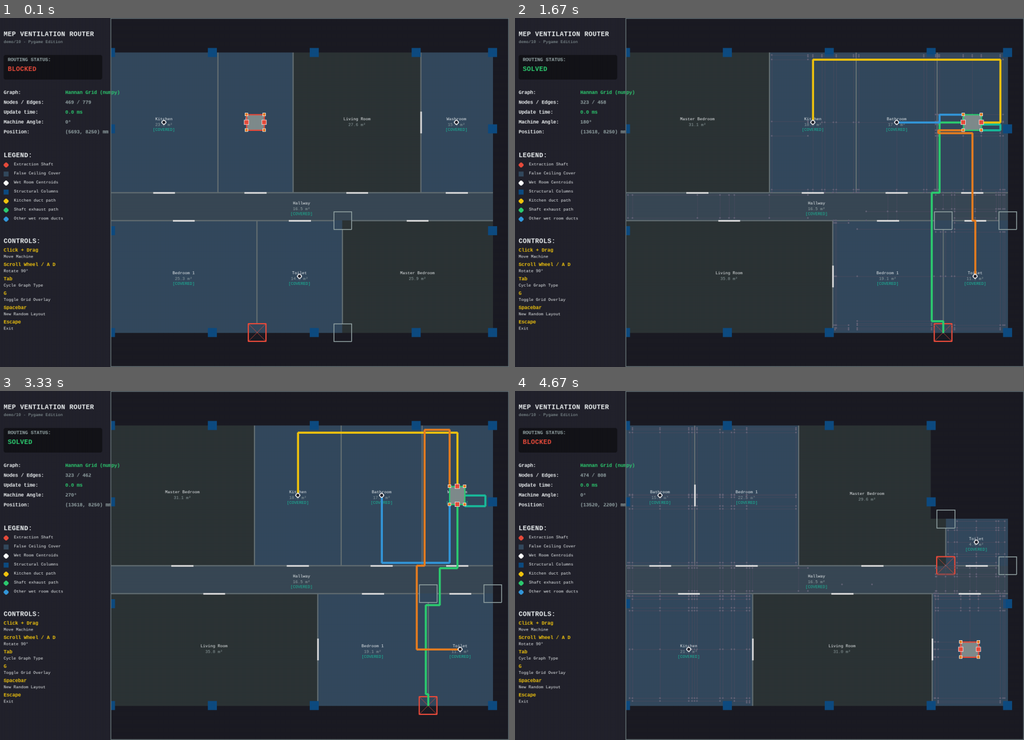
Above: before the commit, frames 1-4 (two rows, left to right).
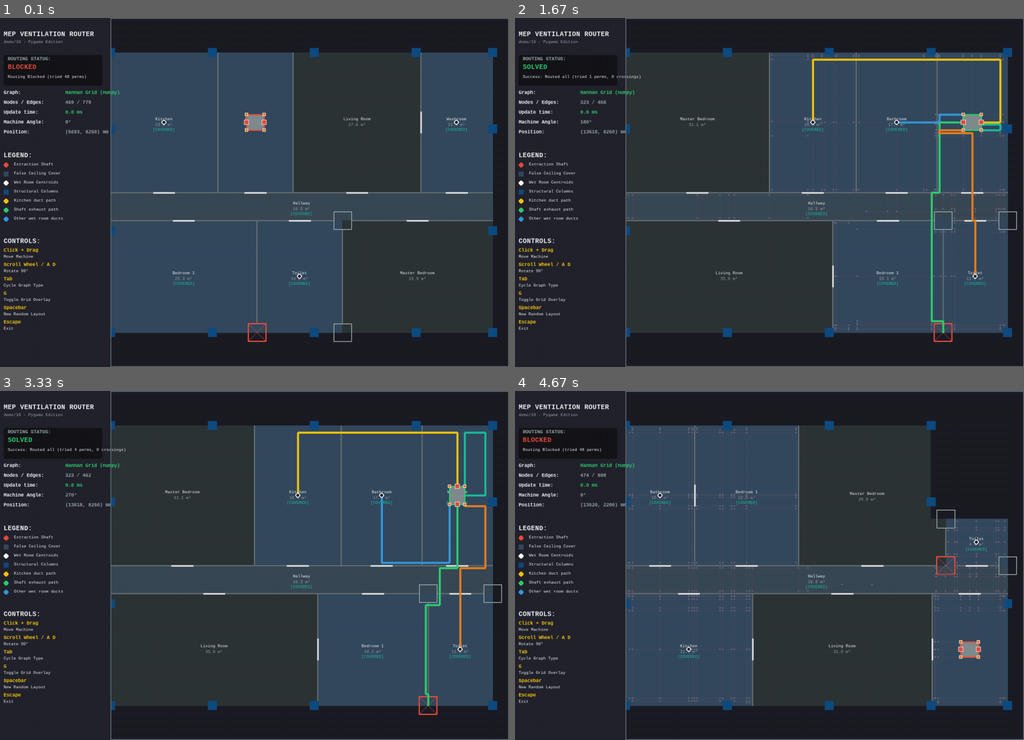
Above: after the commit, the same moments.

Repository: alxgom/MEP
Game: pygame game, started from demos/10/main.py
Two runs of this game, one before a commit and one after it. Both use one fixed random seed, a clock stepped at 60 frames per second and the inputs below.
Inputs (mouse positions are in pixels of both pictures, inside the frame that each line leads up to):
- Up to frame 1 (0.1 s): no input
- Up to frame 2 (1.67 s): tap Space at 0.33, 0.67 s; hold Right 1-1.47 s; hold Right from 1.5 s (still down); tap G at 1.65 s
- Up to frame 3 (3.33 s): release Right at 1.97 s; hold Left 2-2.53 s; hold Left 2.57-2.97 s; hold Right from 3 s (still down); tap G at 3.15 s
- Up to frame 4 (4.67 s): release Right at 3.63 s; tap Space at 3.67 s; hold Left 4-4.47 s; move the mouse to (825, 596) at 4.03 s; hold Right from 4.5 s (still down); tap G at 4.65 s

The runs differ from the first frame. In frame 1, 0.2% of the frame differs, in the area x 1-17%, y 11-18%; in frame 2, 0.2%; in frame 3, 1.1%, in the area x 1-96%, y 10-75%; in frame 4, 0.2%.

Commit message:
Implement permutation backtracking search and strict 2D crossing detection with HUD rendering

Diff:
--- a/demos/10/main.py
+++ b/demos/10/main.py
@@ -840,7 +840,7 @@
     print(f"Grid update: {ms:.1f} ms  "
           f"(blocked nodes={len(blocked_nodes)}, edges={len(blocked_edges)})")
 
-def block_path_and_node(path, chosen_pin_node_idx, accumulated_weights, env):
+def block_path_and_node(path, chosen_pin_node_idx, accumulated_weights, env, block_nodes=False):
     # Block all incident edges to the chosen pin node
     if chosen_pin_node_idx in env.adj:
         for nbr, dist, direction in env.adj[chosen_pin_node_idx]:
@@ -851,6 +851,13 @@
         u, v = path[i], path[i+1]
         edge = (min(u, v), max(u, v))
         accumulated_weights[edge] = 1e9
+    # Block intermediate nodes along the path (preventing crossings)
+    if block_nodes and len(path) > 2:
+        for u in path[1:-1]:
+            if u in env.adj:
+                for nbr, dist, direction in env.adj[u]:
+                    edge = (min(u, nbr), max(u, nbr))
+                    accumulated_weights[edge] = 1e9
 
 def run_super_sink_astar(env, start_node_idx, target_pin_names, pin_node_map, global_pins, machine_angle, C_bend, edge_weights=None):
     DIR_REV = {'E': 'W', 'N': 'S', 'W': 'E', 'S': 'N'}
@@ -910,6 +917,119 @@
 
     return path_without_sink, path_len, chosen_pin_name
 
+def count_segment_crossings(routes):
+    """Counts the number of perpendicular crossings between different routed paths."""
+    crossings = 0
+    all_segs = []
+    for name, segs in routes:
+        for p1, p2 in segs:
+            x1, y1 = min(p1[0], p2[0]), min(p1[1], p2[1])
+            x2, y2 = max(p1[0], p2[0]), max(p1[1], p2[1])
+            all_segs.append((name, (x1, y1, x2, y2)))
+
+    for i in range(len(all_segs)):
+        name1, (ax1, ay1, ax2, ay2) = all_segs[i]
+        is_horiz1 = abs(ay1 - ay2) < 1e-7
+
+        for j in range(i + 1, len(all_segs)):
+            name2, (bx1, by1, bx2, by2) = all_segs[j]
+            if name1 == name2:
+                continue
+            is_horiz2 = abs(by1 - by2) < 1e-7
+
+            if is_horiz1 != is_horiz2:
+                if is_horiz1:
+                    if ax1 < bx1 < ax2 and by1 < ay1 < by2:
+                        crossings += 1
+                else:
+                    if bx1 < ax1 < bx2 and ay1 < by1 < ay2:
+                        crossings += 1
+    return crossings
+
+def run_sequential_routing(perm, pin_node_map, global_pins, shaft_node_idx, chosen_exhaust_pin, shaft_path, block_nodes):
+    accumulated_weights = {}
+    exhaust_node_idx = pin_node_map[chosen_exhaust_pin]
+    block_path_and_node(shaft_path, exhaust_node_idx, accumulated_weights, current_env, block_nodes=block_nodes)
+
+    kitchen_pin_name = "right_mid" if chosen_exhaust_pin == "left_mid" else "left_mid"
+    routes = []
+
+    # Shaft segments
+    shaft_segs = []
+    for i in range(len(shaft_path) - 1):
+        p1 = current_env.nodes[shaft_path[i]]
+        p2 = current_env.nodes[shaft_path[i+1]]
+        shaft_segs.append(((float(p1[0]), float(p1[1])), (float(p2[0]), float(p2[1]))))
+    routes.append(("Shaft", shaft_segs))
+
+    total_nodes = len(shaft_path)
+    available_small_pins = ["tl", "tr", "bl", "br"]
+
+    for room_name in perm:
+        if room_name == "Kitchen":
+            kitchen_pt = terminals.get("Kitchen")
+            if not kitchen_pt:
+                continue
+            _, kitchen_node_idx = grid_kd.query(kitchen_pt)
+            kitchen_node_idx = int(kitchen_node_idx)
+
+            kitchen_path, _, _ = run_super_sink_astar(
+                current_env,
+                kitchen_node_idx,
+                [kitchen_pin_name],
+                pin_node_map,
+                global_pins,
+                machine_angle,
+                C_BEND,
+                edge_weights=accumulated_weights
+            )
+            if kitchen_path is None:
+                return False, None, "No path to Kitchen", 0
+
+            kitchen_segs = []
+            for i in range(len(kitchen_path) - 1):
+                p1 = current_env.nodes[kitchen_path[i]]
+                p2 = current_env.nodes[kitchen_path[i+1]]
+                kitchen_segs.append(((float(p1[0]), float(p1[1])), (float(p2[0]), float(p2[1]))))
+            routes.append(("Kitchen", kitchen_segs))
+            total_nodes += len(kitchen_path)
+
+            kitchen_pin_node_idx = pin_node_map[kitchen_pin_name]
+            block_path_and_node(kitchen_path, kitchen_pin_node_idx, accumulated_weights, current_env, block_nodes=block_nodes)
+        else:
+            if not available_small_pins:
+                return False, None, f"No port for {room_name}", 0
+            room_pt = terminals[room_name]
+            _, room_node_idx = grid_kd.query(room_pt)
+            room_node_idx = int(room_node_idx)
+
+            room_path, _, chosen_small_pin = run_super_sink_astar(
+                current_env,
+                room_node_idx,
+                available_small_pins,
+                pin_node_map,
+                global_pins,
+                machine_angle,
+                C_BEND,
+                edge_weights=accumulated_weights
+            )
+            if room_path is None:
+                return False, None, f"No path to {room_name}", 0
+
+            room_segs = []
+            for i in range(len(room_path) - 1):
+                p1 = current_env.nodes[room_path[i]]
+                p2 = current_env.nodes[room_path[i+1]]
+                room_segs.append(((float(p1[0]), float(p1[1])), (float(p2[0]), float(p2[1]))))
+            routes.append((room_name, room_segs))
+            total_nodes += len(room_path)
+
+            chosen_pin_node_idx = pin_node_map[chosen_small_pin]
+            block_path_and_node(room_path, chosen_pin_node_idx, accumulated_weights, current_env, block_nodes=block_nodes)
+            available_small_pins.remove(chosen_small_pin)
+
+    return True, routes, "Success", total_nodes
+
 def solve_ventilation_routing():
     t_start = time.perf_counter()
     global_pins = get_machine_pins(machine_cx, machine_cy, machine_angle)
@@ -921,7 +1041,7 @@
     m_center = Point(machine_cx, machine_cy)
     if not routing_region_base or not routing_region_base.contains(m_center):
         elapsed_ms = (time.perf_counter() - t_start) * 1000.0
-        return None, "Blocked: Machine outside false-ceiling region", elapsed_ms, 0
+        return None, "Blocked: Machine outside region", elapsed_ms, 0
 
     if any(machine_poly.intersects(col) for col in columns):
         elapsed_ms = (time.perf_counter() - t_start) * 1000.0
@@ -931,25 +1051,21 @@
         return None, "Building grid… press Space to retry", 0.0, 0
 
     if graph_type_idx == 0:
-        # Regular grid: fast dynamic filter (machine excluded from adj, not from nodes)
         update_dynamic_env(machine_poly)
     else:
-        # Hannan grids: full rebuild with machine pins as nodes (~15-30 ms)
         build_hannan_grid(machine_pins=global_pins, shift_walls=(graph_type_idx == 2))
 
-    # Snap machine pins to nodes
     pin_node_map = snap_pins_to_graph(global_pins)
     if not pin_node_map or not shaft_extraction:
         elapsed_ms = (time.perf_counter() - t_start) * 1000.0
         return None, "Blocked: Missing pins or shaft", elapsed_ms, 0
 
-    # Query nearest node to shaft representative point
     rep_pt = shaft_extraction.representative_point()
     shaft_center = (round(rep_pt.x), round(rep_pt.y))
     _, shaft_node_idx = grid_kd.query(shaft_center)
     shaft_node_idx = int(shaft_node_idx)
 
-    # 1. Route Shaft via Super Sink (targets both large pins left_mid / right_mid)
+    # 1. Route Shaft via Super Sink
     shaft_path, _, chosen_exhaust_pin = run_super_sink_astar(
         current_env,
         shaft_node_idx,
@@ -962,110 +1078,62 @@
 
     if shaft_path is None:
         elapsed_ms = (time.perf_counter() - t_start) * 1000.0
-        return None, "Routing Blocked: No path to shaft", elapsed_ms, 0
-
-    # Setup sequential path blocking
-    accumulated_weights = {}
-    exhaust_node_idx = pin_node_map[chosen_exhaust_pin]
-    block_path_and_node(shaft_path, exhaust_node_idx, accumulated_weights, current_env)
-
-    # 2. Route Kitchen to the remaining large pin
-    kitchen_pin_name = "right_mid" if chosen_exhaust_pin == "left_mid" else "left_mid"
-    kitchen_pt = terminals.get("Kitchen")
-    kitchen_path = None
-
-    if kitchen_pt:
-        _, kitchen_node_idx = grid_kd.query(kitchen_pt)
-        kitchen_node_idx = int(kitchen_node_idx)
-
-        kitchen_path, _, _ = run_super_sink_astar(
-            current_env,
-            kitchen_node_idx,
-            [kitchen_pin_name],
-            pin_node_map,
-            global_pins,
-            machine_angle,
-            C_BEND,
-            edge_weights=accumulated_weights
-        )
-
-        if kitchen_path is None:
-            elapsed_ms = (time.perf_counter() - t_start) * 1000.0
-            return None, "Routing Blocked: No path to Kitchen", elapsed_ms, len(shaft_path)
-
-        kitchen_pin_node_idx = pin_node_map[kitchen_pin_name]
-        block_path_and_node(kitchen_path, kitchen_pin_node_idx, accumulated_weights, current_env)
-
-    # 3. Route other wet rooms to the small ports via Super Sink
-    routes = []
-
-    # Render Shaft duct segments
-    shaft_segs = []
-    for i in range(len(shaft_path) - 1):
-        p1 = current_env.nodes[shaft_path[i]]
-        p2 = current_env.nodes[shaft_path[i+1]]
-        shaft_segs.append(((float(p1[0]), float(p1[1])), (float(p2[0]), float(p2[1]))))
-    routes.append(("Shaft", shaft_segs))
-
-    # Render Kitchen duct segments
-    total_nodes = len(shaft_path)
-    if kitchen_path:
-        kitchen_segs = []
-        for i in range(len(kitchen_path) - 1):
-            p1 = current_env.nodes[kitchen_path[i]]
-            p2 = current_env.nodes[kitchen_path[i+1]]
-            kitchen_segs.append(((float(p1[0]), float(p1[1])), (float(p2[0]), float(p2[1]))))
-        routes.append(("Kitchen", kitchen_segs))
-        total_nodes += len(kitchen_path)
-
-    # Solve all other rooms in sequence
+        return None, "Blocked: No path to shaft", elapsed_ms, 0
+
+    # 2. Backtracking search over permutations of the rooms
+    from itertools import permutations
     other_rooms = sorted(
         [name for name in terminals.keys() if name != "Kitchen" and any(w in name for w in ["Bathroom", "Toilet", "Washroom"])],
         key=lambda name: math.hypot(terminals[name][0] - machine_cx, terminals[name][1] - machine_cy)
     )
-
-    available_small_pins = ["tl", "tr", "bl", "br"]
-    for room_name in other_rooms:
-        if not available_small_pins:
-            elapsed_ms = (time.perf_counter() - t_start) * 1000.0
-            return None, f"Routing Blocked: No available port for {room_name}", elapsed_ms, total_nodes
-
-        room_pt = terminals[room_name]
-        _, room_node_idx = grid_kd.query(room_pt)
-        room_node_idx = int(room_node_idx)
-
-        room_path, _, chosen_small_pin = run_super_sink_astar(
-            current_env,
-            room_node_idx,
-            available_small_pins,
-            pin_node_map,
-            global_pins,
-            machine_angle,
-            C_BEND,
-            edge_weights=accumulated_weights
+    all_rooms_to_permute = ["Kitchen"] + other_rooms
+    all_perms = list(permutations(all_rooms_to_permute))
+
+    best_routes = None
+    best_crossings = 1e9
+    best_total_nodes = 0
+    perm_attempts = 0
+
+    # Pass 1: Try collision-free solutions (block_nodes=True)
+    for perm in all_perms:
+        perm_attempts += 1
+        success, routes_cand, status_cand, total_nodes_cand = run_sequential_routing(
+            perm, pin_node_map, global_pins, shaft_node_idx, chosen_exhaust_pin, shaft_path, block_nodes=True
         )
-
-        if room_path is None:
-            elapsed_ms = (time.perf_counter() - t_start) * 1000.0
-            return None, f"Routing Blocked: No path to {room_name}", elapsed_ms, total_nodes
-
-        # Build segments for this room
-        room_segs = []
-        for i in range(len(room_path) - 1):
-            p1 = current_env.nodes[room_path[i]]
-            p2 = current_env.nodes[room_path[i+1]]
-            room_segs.append(((float(p1[0]), float(p1[1])), (float(p2[0]), float(p2[1]))))
-        routes.append((room_name, room_segs))
-        total_nodes += len(room_path)
-
-        # Block the chosen port and the path
-        chosen_pin_node_idx = pin_node_map[chosen_small_pin]
-        block_path_and_node(room_path, chosen_pin_node_idx, accumulated_weights, current_env)
-        available_small_pins.remove(chosen_small_pin)
-
-    elapsed_ms = (time.perf_counter() - t_start) * 1000.0
-    status_text = "Success: Routed all wet rooms"
-    return routes, status_text, elapsed_ms, total_nodes
+        if success:
+            crossings = count_segment_crossings(routes_cand)
+            if crossings == 0:
+                elapsed_ms = (time.perf_counter() - t_start) * 1000.0
+                status_text = f"Success: Routed all (tried {perm_attempts} perms, 0 crossings)"
+                return routes_cand, status_text, elapsed_ms, total_nodes_cand
+            if crossings < best_crossings:
+                best_crossings = crossings
+                best_routes = routes_cand
+                best_total_nodes = total_nodes_cand
+
+    # Pass 2: Fall back to allowing crossings (block_nodes=False)
+    for perm in all_perms:
+        perm_attempts += 1
+        success, routes_cand, status_cand, total_nodes_cand = run_sequential_routing(
+            perm, pin_node_map, global_pins, shaft_node_idx, chosen_exhaust_pin, shaft_path, block_nodes=False
+        )
+        if success:
+            crossings = count_segment_crossings(routes_cand)
+            if crossings < best_crossings:
+                best_crossings = crossings
+                best_routes = routes_cand
+                best_total_nodes = total_nodes_cand
+                if crossings == 0:
+                    break
+
+    # Return the best route found
+    if best_routes is not None:
+        elapsed_ms = (time.perf_counter() - t_start) * 1000.0
+        status_text = f"Success: Routed all (tried {perm_attempts} perms, {best_crossings} crossings)"
+        return best_routes, status_text, elapsed_ms, best_total_nodes
+    else:
+        elapsed_ms = (time.perf_counter() - t_start) * 1000.0
+        return None, f"Routing Blocked (tried {perm_attempts} perms)", elapsed_ms, 0
 
 def main():
     global machine_cx, machine_cy, machine_angle, show_grid_graph, graph_type_idx
@@ -1282,14 +1350,17 @@
         screen.blit(subtitle, (20, 52))
 
         # Status Box
-        pygame.draw.rect(screen, (20, 20, 25), (20, 90, CANVAS_LEFT - 40, 60), 0, 4)
+        pygame.draw.rect(screen, (20, 20, 25), (20, 90, CANVAS_LEFT - 40, 75), 0, 4)
         status_lbl = font_medium.render("ROUTING STATUS:", True, COLOR_MUTED)
-        screen.blit(status_lbl, (30, 95))
+        screen.blit(status_lbl, (30, 93))
 
         color_status = (46, 204, 113) if routes else (231, 76, 60)
         status_txt = "SOLVED" if routes else "BLOCKED"
         status_txt_render = font_large.render(status_txt, True, color_status)
-        screen.blit(status_txt_render, (30, 115))
+        screen.blit(status_txt_render, (30, 110))
+
+        explanation_lbl = font_small.render(status, True, COLOR_TEXT)
+        screen.blit(explanation_lbl, (30, 137))
 
         # Execution Specs
         specs_y = 175
